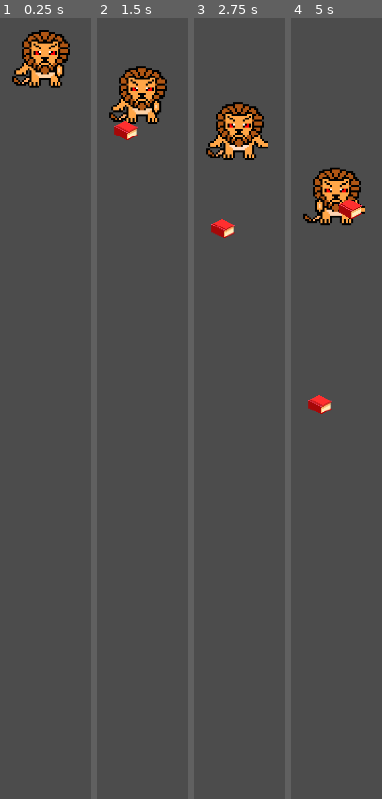
Above: before the commit, frames 1-4 (left to right).
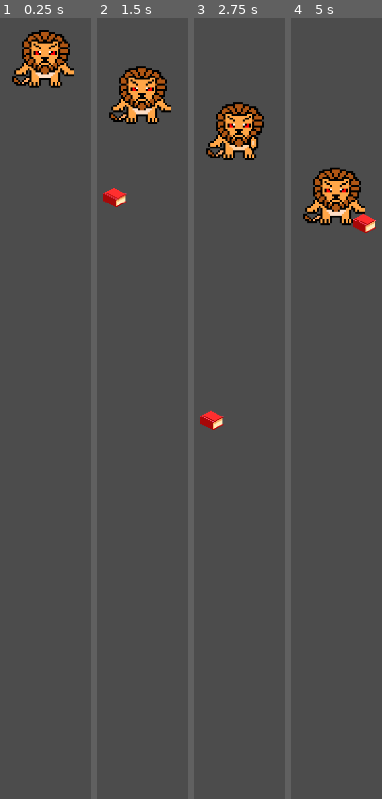
Above: after the commit, the same moments.

Repository: TheBroham7/Project-Sweep
Game: Godot game, scene res://scenes/classroom_boss.tscn
The game is run twice, just before and just after one commit, with the same random seed, the same clock (stepped at 60 frames per second) and the same inputs. This scene is started directly instead of the project's main scene.
Inputs:
- Up to frame 1 (0.25 s): no input
- Up to frame 2 (1.5 s): hold Right (right) 0.53-1.28 s; tap 2 (defend) at 0.6 s; hold Left (left) from 1.28 s (still down); tap 3 (power1) at 1.35 s
- Up to frame 3 (2.75 s): release Left (left) at 2.03 s; hold Right (right) from 2.03 s (still down); tap 4 (power2) at 2.1 s
- Up to frame 4 (5 s): tap 1 (swing) at 2.85 s; release Right (right) at 3.53 s; hold Left (left) from 3.53 s (still down); tap 2 (defend) at 3.6 s; tap 3 (power1) at 4.35 s

The runs differ from the first frame. In frame 1, 0.4% of the frame differs, in the area x 39-82%, y 5-8%; in frame 2, 1.3%; in frame 3, 1.3%; in frame 4, 1.6%, in the area x 15-94%, y 23-51%.

Commit message:
Boss_Movements_Fixed

Diff:
--- a/scenes/book_projectile.tscn
+++ b/scenes/book_projectile.tscn
@@ -2,7 +2,6 @@
 
 [ext_resource path="res://assets/enemies/classroom_boss/red_book_1.PNG" type="Texture" id=1]
 [ext_resource path="res://scripts/book_projectile.gd" type="Script" id=2]
-
 
 [sub_resource type="CapsuleShape2D" id=1]
 radius = 16.0
--- a/scenes/classroom_boss.tscn
+++ b/scenes/classroom_boss.tscn
@@ -19,13 +19,14 @@
 
 [node name="ClassroomBoss" type="RigidBody2D"]
 position = Vector2( 200, 104 )
+gravity_scale = 0.0
 script = ExtResource( 4 )
 
 [node name="AnimatedSprite" type="AnimatedSprite" parent="."]
 scale = Vector2( 0.1, 0.1 )
 frames = SubResource( 1 )
 animation = "attack"
-frame = 2
+frame = 1
 playing = true
 
 [node name="CollisionShape2D" type="CollisionShape2D" parent="."]
@@ -33,10 +34,10 @@
 shape = SubResource( 2 )
 
 [node name="Position1" type="Position2D" parent="."]
-position = Vector2( 32, 24 )
+position = Vector2( 60, 50 )
 
 [node name="Position2" type="Position2D" parent="."]
-position = Vector2( -28, 20 )
+position = Vector2( -50, 50 )
 
 [node name="BossProjectileTimer" type="Timer" parent="."]
 wait_time = 4.0
--- a/scenes/main.tscn
+++ b/scenes/main.tscn
@@ -50,7 +50,7 @@
 scale = Vector2( 0.7, 0.7 )
 
 [node name="BossSpawnPoint" type="Position2D" parent="."]
-position = Vector2( 238, 96 )
+position = Vector2( 540, 96 )
 
 [node name="pause_button" type="CanvasLayer" parent="."]
 layer = 100
--- a/scripts/book_projectile.gd
+++ b/scripts/book_projectile.gd
@@ -1,6 +1,6 @@
 extends RigidBody2D
 
-var velocity = Vector2(0.0, rand_range(50.0, 100.0))
+var velocity = Vector2(0.0, rand_range(200.0, 300.0))
 var pushback = false
 
 func _process(delta):
--- a/scripts/classroom_boss.gd
+++ b/scripts/classroom_boss.gd
@@ -15,7 +15,7 @@
 func _process(delta):
 	if forward:
 		global_position += velocity * delta
-		if global_position.y >= 460:
+		if global_position.y >= 950:
 			forward = false
 	else:
 		global_position += Vector2(0.0, rand_range(-50.0, -100.0)) * delta
--- a/scripts/main.gd
+++ b/scripts/main.gd
@@ -1,6 +1,6 @@
 extends Node2D
 
-export (float) var spawnTime = rand_range(0.1, 1.0)
+export (float) var spawnTime = rand_range(0.2, 1.0)
 var rat = preload("res://scenes/Rat.tscn")
 var classroom_boss = preload("res://scenes/classroom_boss.tscn")
 signal boss_is_spawned
